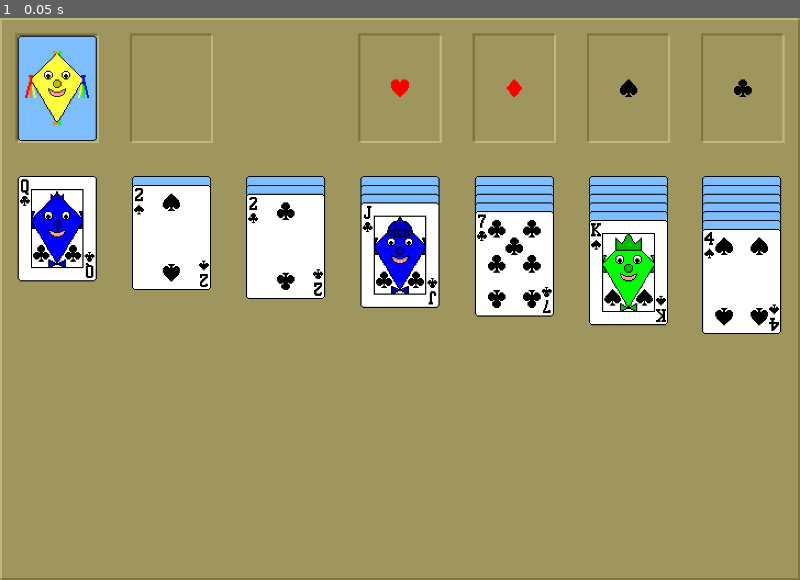
Above: before the commit, frame 1.
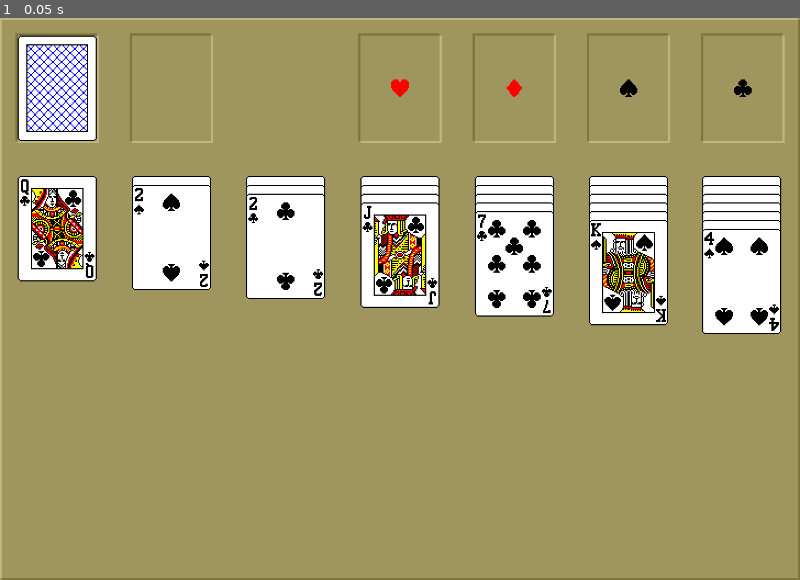
Above: after the commit, the same moment.

Repository: Drachenbauer/Solitaire
Game: Godot game, scene res://scenes/Game.tscn
Two runs of this game, one before a commit and one after it. Both use one fixed random seed, a clock stepped at 60 frames per second and the inputs below.
Inputs:
- Up to frame 1 (0.05 s): no input

The runs differ from the first frame. In frame 1, 6.9% of the frame differs, in the area x 2-98%, y 3-53%.

Commit message:
some changes

Diff:
--- a/Globals.gd
+++ b/Globals.gd
@@ -9,9 +9,27 @@
 var flip_open_stack = []
 var target_stacks = {"h" : [], "d" : [], "s" : [], "c" : []}
 var bottom_stacks = [[], [], [], [], [], [], []]
-var is_holding_card = false
+
+var is_settings_loaded = false
 var is_card_sliding = false
-var flip_id
+var is_options_open = false
+
+
+var character_card_icons = "classic"
+var num_identifiers = 2
+var deck_number = 1
+var suits_style = 1
+var back_filenames = list_files_in_directory("res://assets/graphics/backs")
+var back_side = back_filenames[0]
+var data = {"character_card_icons" : character_card_icons,
+			"num_identifiers" : num_identifiers,
+			"deck_number" : deck_number,
+			"suits_style" : suits_style,
+			"back_side" : back_side}
+var file = File.new()
+var deck_texture_path = "res://assets/graphics/decks/" + character_card_icons + "/" + String(num_identifiers) + "_identifiers/deck_" + String(deck_number) + ".png"
+var suits_texture_path = "res://assets/graphics/suits/suits_" + String(suits_style) + ".png"
+var back_texture_path = "res://assets/graphics/backs/" + back_side + ".png"
 
 
 func is_solved():
@@ -22,3 +40,22 @@
 		num_cards_on_targets += stack.size()
 
 	return num_cards_on_targets == 52
+
+
+func list_files_in_directory(path):
+	var files = []
+	var dir = Directory.new()
+	dir.open(path)
+	dir.list_dir_begin()
+
+	while true:
+		var file_name = dir.get_next()
+		if file_name == "":
+			break
+		elif file_name.ends_with(".png") && !file_name.begins_with("."):
+			file_name = file_name.replace(".png", "")
+			files.append(file_name)
+
+	dir.list_dir_end()
+
+	return files
--- a/project.godot
+++ b/project.godot
@@ -58,6 +58,11 @@
 "events": [ Object(InputEventMouseButton,"resource_local_to_scene":false,"resource_name":"","device":0,"alt":false,"shi …(212 unchanged characters)…
  ]
 }
+options={
+"deadzone": 0.5,
+"events": [ Object(InputEventKey,"resource_local_to_scene":false,"resource_name":"","device":0,"alt":false,"shift":false,"control":false,"meta":false,"command":false,"pressed":false,"scancode":79,"physical_scancode":0,"unicode":0,"echo":false,"script":null)
+ ]
+}
 
 [physics]
 
--- a/scenes/Card.tscn
+++ b/scenes/Card.tscn
@@ -1,7 +1,7 @@
 [gd_scene load_steps=5 format=2]
 
-[ext_resource path="res://assets/graphics/decks/kite/2_corner_icons/deck_5.png" type="Texture" id=1]
-[ext_resource path="res://assets/graphics/back.png" type="Texture" id=2]
+[ext_resource path="res://assets/graphics/decks/classic/2_identifiers/deck_1.png" type="Texture" id=1]
+[ext_resource path="res://assets/graphics/backs/classic_1.png" type="Texture" id=2]
 
 [sub_resource type="GDScript" id=1]
 script/source = "extends Node2D
@@ -31,7 +31,9 @@
 
 func set_card_type():
 	var region_pos = id * CARD_SIZE
+	front.texture = load(G.deck_texture_path)
 	front.region_rect = Rect2(region_pos, CARD_SIZE)
+	back.texture = load(G.back_texture_path)
 
 
 func storage_flip_open():
@@ -46,7 +48,6 @@
 	z_as_relative = false
 	z_index = VisualServer.CANVAS_ITEM_Z_MAX
 	is_picked = true
-	G.is_holding_card = true
 
 
 func release_card():
@@ -169,7 +170,6 @@
 	z_as_relative = true
 	z_index = 0
 	is_picked = false
-	G.is_holding_card = false
 
 
 func follow_mouse():
@@ -207,7 +207,7 @@
 [node name="Front" type="Sprite" parent="."]
 texture = ExtResource( 1 )
 region_enabled = true
-region_rect = Rect2( 0, 0, 72, 96 )
+region_rect = Rect2( 841, 38, 0, 0 )
 
 [node name="Back" type="Sprite" parent="."]
 texture = ExtResource( 2 )
--- a/scenes/Game.tscn
+++ b/scenes/Game.tscn
@@ -1,9 +1,10 @@
-[gd_scene load_steps=7 format=2]
+[gd_scene load_steps=8 format=2]
 
 [ext_resource path="res://assets/style/Style.tres" type="Theme" id=1]
-[ext_resource path="res://assets/graphics/suits 1.png" type="Texture" id=2]
+[ext_resource path="res://assets/graphics/suits/suits_1.png" type="Texture" id=2]
 [ext_resource path="res://scenes/StackButtons.tscn" type="PackedScene" id=3]
 [ext_resource path="res://assets/style/courbd.ttf" type="DynamicFontData" id=4]
+[ext_resource path="res://scenes/Options.tscn" type="PackedScene" id=5]
 
 [sub_resource type="GDScript" id=1]
 script/source = "extends Node2D
@@ -11,19 +12,59 @@
 
 # Declare member variables here:
 onready var card_path = preload(\"Card.tscn\")
+onready var target_icons = {\"h\" : $Background/Panel3/Hearts,
+							\"d\" : $Background/Panel4/Diamonds,
+							\"s\" : $Background/Panel5/Spades,
+							\"c\" : $Background/Panel6/Clubs}
 onready var deck = $Deck
 onready var storage = $Deck/Storage
 onready var flip_open = $Deck/FlipOpen
-onready var targets = {\"h\" : $Deck/TargetHearts, \"d\" : $Deck/TargetDiamonds, \"s\" : $Deck/TargetSpades, \"c\" : $Deck/TargetClubs}
-onready var bottoms = [$Deck/Bottom1, $Deck/Bottom2, $Deck/Bottom3, $Deck/Bottom4, $Deck/Bottom5, $Deck/Bottom6, $Deck/Bottom7]
+onready var targets = {\"h\" : $Deck/TargetHearts,
+						\"d\" : $Deck/TargetDiamonds,
+						\"s\" : $Deck/TargetSpades,
+						\"c\" : $Deck/TargetClubs}
+onready var bottoms = [$Deck/Bottom1,
+						$Deck/Bottom2,
+						$Deck/Bottom3,
+						$Deck/Bottom4,
+						$Deck/Bottom5,
+						$Deck/Bottom6,
+						$Deck/Bottom7]
 onready var solved = $Solved
+onready var options = $Options
 
 # Called when the node enters the scene tree for the first time.
 func _ready():
+	cleanup()
 	generate_deck()
 	shuffle_deck()
 	put_deck_on_storage()
 	deal_bottom_stacks()
+
+
+func cleanup():
+	set_target_icon_texture()
+
+	for card in get_tree().get_nodes_in_group(\"cards\"):
+		card.queue_free()
+
+	G.storage_stack.clear()
+	G.flip_open_stack.clear()
+
+	for stack_id in G.target_stacks:
+		var stack = G.target_stacks[stack_id]
+		stack.clear()
+
+	for stack in G.bottom_stacks:
+		stack.clear()
+
+	G.is_card_sliding = false
+
+
+func set_target_icon_texture():
+	for icon_id in target_icons:
+		var icon = target_icons[icon_id]
+		icon.texture = load(G.suits_texture_path)
 
 
 func generate_deck():
@@ -83,6 +124,13 @@
 
 			if i == stack_id:
 				card.show_front()
+
+
+func new_game():
+	var error = get_tree().reload_current_scene()
+
+	if error != 0:
+		print(error)
 "
 
 [sub_resource type="DynamicFont" id=2]
@@ -238,3 +286,6 @@
 text = "Solved!!!"
 align = 1
 valign = 1
+
+[node name="Options" parent="." instance=ExtResource( 5 )]
+visible = false
--- /dev/null
+++ b/scenes/Options.tscn
@@ -0,0 +1,302 @@
+[gd_scene load_steps=3 format=2]
+
+[ext_resource path="res://assets/style/Style.tres" type="Theme" id=1]
+
+[sub_resource type="GDScript" id=1]
+script/source = "extends Control
+
+
+# Declare member variables here:
+var character_card_icons
+var num_identifiers
+var deck_number
+var suits_style
+var back_side
+
+onready var type_button_1 = $Panel/Panel/TypeButton1
+onready var type_button_2 = $Panel/Panel/TypeButton2
+onready var identifier_button_1 = $Panel/Panel/IdentifierButton1
+onready var identifier_button_2 = $Panel/Panel/IdentifierButton2
+onready var deck_button = $Panel/Panel/DeckButton
+onready var back_button = $Panel/Panel/BackButton
+
+# Called when the node enters the scene tree for the first time.
+func _ready():
+	if !G.is_settings_loaded:
+		load_settings_from_file()
+		G.is_settings_loaded = true
+
+	character_card_icons = G.character_card_icons
+	num_identifiers = G.num_identifiers
+	deck_number = G.deck_number
+	suits_style = G.suits_style
+	back_side = G.back_side
+
+	if character_card_icons == \"classic\":
+		type_button_1.pressed = true
+	else:
+		type_button_2.pressed = true
+
+	if num_identifiers == 2:
+		identifier_button_1.pressed = true
+	else:
+		identifier_button_2.pressed = true
+
+	for i in 18:
+		deck_button.add_item(\"Deck \" + String(i + 1))
+
+	deck_button.select(deck_number - 1)
+
+	for i in G.back_filenames.size():
+		var itemname = G.back_filenames[i].capitalize()
+		back_button.add_item(itemname)
+
+	back_button.select(G.back_filenames.find(back_side))
+
+
+
+func _on_TypeButton1_pressed():
+	type_button_2.pressed = false
+	character_card_icons = \"classic\"
+
+
+func _on_TypeButton2_pressed():
+	type_button_1.pressed = false
+	character_card_icons = \"kite\"
+
+
+func _on_IdentifierButton1_pressed():
+	identifier_button_2.pressed = false
+	num_identifiers = 2
+
+
+func _on_IdentifierButton2_pressed():
+	identifier_button_1.pressed = false
+	num_identifiers = 4
+
+
+func _on_DeckButton_item_selected(index):
+	deck_number = index + 1
+
+	if deck_number <= 5 || (deck_number >= 10 && deck_number <= 14):
+		suits_style = 1
+	elif deck_number == 6 || deck_number == 15:
+		suits_style = 2
+	else:
+		suits_style = 3
+
+
+func _on_BackButton_item_selected(index):
+	back_side = G.back_filenames[index]
+
+
+func _on_CancelButton_pressed():
+	character_card_icons = G.character_card_icons
+	num_identifiers = G.num_identifiers
+	deck_number = G.deck_number
+	suits_style = G.suits_style
+	back_side = G.back_side
+	close()
+
+
+func _on_NewGameButton_pressed():
+	G.character_card_icons = character_card_icons
+	G.num_identifiers = num_identifiers
+	G.deck_number = deck_number
+	G.suits_style = suits_style
+	G.back_side = back_side
+	G.deck_texture_path = \"res://assets/graphics/decks/\" + G.character_card_icons + \"/\" + String(G.num_identifiers) + \"_identifiers/deck_\" + String(G.deck_number) + \".png\"
+	G.suits_texture_path = \"res://assets/graphics/suits/suits_\" + String(G.suits_style) + \".png\"
+	G.back_texture_path = \"res://assets/graphics/backs/\" + back_side + \".png\"
+	save_settings()
+	close()
+	get_tree().root.get_child(1).new_game()
+
+
+func _on_OKButton_pressed():
+	G.character_card_icons = character_card_icons
+	G.num_identifiers = num_identifiers
+	G.deck_number = deck_number
+	G.suits_style = suits_style
+	G.back_side = back_side
+	G.deck_texture_path = \"res://assets/graphics/decks/\" + G.character_card_icons + \"/\" + String(G.num_identifiers) + \"_identifiers/deck_\" + String(G.deck_number) + \".png\"
+	G.suits_texture_path = \"res://assets/graphics/suits/suits_\" + String(G.suits_style) + \".png\"
+	G.back_texture_path = \"res://assets/graphics/backs/\" + back_side + \".png\"
+	get_tree().root.get_child(1).set_target_icon_texture()
+
+	for card in get_tree().get_nodes_in_group(\"cards\"):
+		card.set_card_type()
+
+	save_settings()
+	close()
+
+
+func close():
+	hide()
+	G.is_options_open = false
+
+
+func load_settings_from_file():
+	if G.file.file_exists(\"user://save.txt\"):
+		G.file.open(\"user://save.txt\", File.READ)
+		G.data = parse_json(G.file.get_line())
+		G.file.close()
+		G.character_card_icons = G.data[\"character_card_icons\"]
+		G.num_identifiers = G.data[\"num_identifiers\"]
+		G.deck_number = G.data[\"deck_number\"]
+		G.suits_style = G.data[\"suits_style\"]
+		G.back_side = G.data[\"back_side\"]
+		G.deck_texture_path = \"res://assets/graphics/decks/\" + G.character_card_icons + \"/\" + String(G.num_identifiers) + \"_identifiers/deck_\" + String(G.deck_number) + \".png\"
+		G.suits_texture_path = \"res://assets/graphics/suits/suits_\" + String(G.suits_style) + \".png\"
+		G.back_texture_path = \"res://assets/graphics/backs/\" + G.back_side + \".png\"
+
+
+func save_settings():
+	G.data[\"character_card_icons\"] = G.character_card_icons
+	G.data[\"num_identifiers\"] = G.num_identifiers
+	G.data[\"deck_number\"] = G.deck_number
+	G.data[\"suits_style\"] = G.suits_style
+	G.data[\"back_side\"] = G.back_side
+	G.file.open(\"user://save.txt\", File.WRITE)
+	G.file.store_line(to_json(G.data))
+	G.file.close()
+"
+
+[node name="Options" type="Control"]
+anchor_right = 1.0
+anchor_bottom = 1.0
+margin_left = 108.0
+margin_right = -108.0
+margin_bottom = -128.0
+theme = ExtResource( 1 )
+script = SubResource( 1 )
+
+[node name="Panel" type="Panel" parent="."]
+margin_right = 512.0
+margin_bottom = 384.0
+
+[node name="Label" type="Label" parent="Panel"]
+margin_left = 64.0
+margin_top = 16.0
+margin_right = 448.0
+margin_bottom = 48.0
+text = "Deck-Options"
+align = 1
+valign = 1
+
+[node name="Panel" type="Panel" parent="Panel"]
+margin_left = 32.0
+margin_top = 64.0
+margin_right = 480.0
+margin_bottom = 320.0
+
+[node name="Label" type="Label" parent="Panel/Panel"]
+margin_left = 32.0
+margin_top = 32.0
+margin_right = 416.0
+margin_bottom = 64.0
+text = "Character-Card-Type"
+align = 1
+valign = 1
+
+[node name="TypeButton1" type="Button" parent="Panel/Panel"]
+margin_left = 32.0
+margin_top = 64.0
+margin_right = 224.0
+margin_bottom = 96.0
+toggle_mode = true
+text = "Classic"
+
+[node name="TypeButton2" type="Button" parent="Panel/Panel"]
+margin_left = 224.0
+margin_top = 64.0
+margin_right = 416.0
+margin_bottom = 96.0
+toggle_mode = true
+text = "Kite"
+
+[node name="Label2" type="Label" parent="Panel/Panel"]
+margin_left = 32.0
+margin_top = 96.0
+margin_right = 416.0
+margin_bottom = 128.0
+text = "Number Identifyers"
+align = 1
+valign = 1
+
+[node name="IdentifierButton1" type="Button" parent="Panel/Panel"]
+margin_left = 32.0
+margin_top = 128.0
+margin_right = 224.0
+margin_bottom = 160.0
+toggle_mode = true
+text = "2"
+
+[node name="IdentifierButton2" type="Button" parent="Panel/Panel"]
+margin_left = 224.0
+margin_top = 128.0
+margin_right = 416.0
+margin_bottom = 160.0
+toggle_mode = true
+text = "4"
+
+[node name="Label3" type="Label" parent="Panel/Panel"]
+margin_left = 32.0
+margin_top = 160.0
+margin_right = 224.0
+margin_bottom = 192.0
+text = "Color-Theme"
+align = 1
+valign = 1
+
+[node name="DeckButton" type="OptionButton" parent="Panel/Panel"]
+margin_left = 32.0
+margin_top = 192.0
+margin_right = 224.0
+margin_bottom = 224.0
+
+[node name="Label4" type="Label" parent="Panel/Panel"]
+margin_left = 224.0
+margin_top = 160.0
+margin_right = 416.0
+margin_bottom = 192.0
+text = "Backside"
+align = 1
+valign = 1
+
+[node name="BackButton" type="OptionButton" parent="Panel/Panel"]
+margin_left = 224.0
+margin_top = 192.0
+margin_right = 416.0
+margin_bottom = 224.0
+
+[node name="CancelButton" type="Button" parent="Panel"]
+margin_left = 32.0
+margin_top = 336.0
+margin_right = 159.0
+margin_bottom = 368.0
+text = "Cancel"
+
+[node name="NewGameButton" type="Button" parent="Panel"]
+margin_left = 192.0
+margin_top = 336.0
+margin_right = 319.0
+margin_bottom = 368.0
+text = "new Game"
+
+[node name="OKButton" type="Button" parent="Panel"]
+margin_left = 352.0
+margin_top = 336.0
+margin_right = 479.0
+margin_bottom = 368.0
+text = "OK"
+
+[connection signal="pressed" from="Panel/Panel/TypeButton1" to="." method="_on_TypeButton1_pressed"]
+[connection signal="pressed" from="Panel/Panel/TypeButton2" to="." method="_on_TypeButton2_pressed"]
+[connection signal="pressed" from="Panel/Panel/IdentifierButton1" to="." method="_on_IdentifierButton1_pressed"]
+[connection signal="pressed" from="Panel/Panel/IdentifierButton2" to="." method="_on_IdentifierButton2_pressed"]
+[connection signal="item_selected" from="Panel/Panel/DeckButton" to="." method="_on_DeckButton_item_selected"]
+[connection signal="item_selected" from="Panel/Panel/BackButton" to="." method="_on_BackButton_item_selected"]
+[connection signal="pressed" from="Panel/CancelButton" to="." method="_on_CancelButton_pressed"]
+[connection signal="pressed" from="Panel/NewGameButton" to="." method="_on_NewGameButton_pressed"]
+[connection signal="pressed" from="Panel/OKButton" to="." method="_on_OKButton_pressed"]
--- a/scenes/StackButtons.tscn
+++ b/scenes/StackButtons.tscn
@@ -40,14 +40,17 @@
 		bottom_button_set_cursor(button)
 
 	if Input.is_action_just_released(\"click\"):
-		if G.is_holding_card:
-			for card in get_tree().get_nodes_in_group(\"cards\"):
-				if card.is_picked:
-					card.release_card()
+		for card in get_tree().get_nodes_in_group(\"cards\"):
+			if card.is_picked:
+				card.release_card()
+
+	if Input.is_action_just_pressed(\"options\"):
+		G.is_options_open = true
+		get_tree().root.get_child(1).options.show()
 
 
 func _on_StorageButton_pressed():
-	if !G.is_card_sliding:
+	if !G.is_card_sliding && !G.is_options_open:
 		if G.storage_stack.size() > 0:
 			G.storage_stack[G.storage_stack.size() - 1].storage_flip_open()
 		else:
@@ -55,21 +58,21 @@
 
 
 func _on_FlipOpenButton_button_down():
-	if !G.is_card_sliding:
+	if !G.is_card_sliding && !G.is_options_open:
 		if G.flip_open_stack.size() > 0:
 			var card = G.flip_open_stack[G.flip_open_stack.size() - 1]
 			card.hold_card()
 
 
 func _on_TargetButton_button_down(button):
-	if !G.is_card_sliding && !G.is_solved():
+	if !G.is_card_sliding && !G.is_options_open && !G.is_solved():
 		var stack = target_buttons[button]
 		if stack.size() > 0:
 			stack[stack.size() - 1].hold_card()
 
 
 func _on_BottomButton_button_down(button):
-	if !G.is_card_sliding:
+	if !G.is_card_sliding && !G.is_options_open:
 		var stack = bottom_buttons[button]
 		var mouse_position = get_viewport().get_mouse_position()
 
@@ -87,7 +90,7 @@
 
 
 func _on_BottomButton_button_pressed(button):
-	if !G.is_card_sliding:
+	if !G.is_card_sliding && !G.is_options_open:
 		var stack = bottom_buttons[button]
 		var mouse_position = get_viewport().get_mouse_position()
 
@@ -102,26 +105,28 @@
 
 
 func _on_FlipOpenButton_gui_input(event):
-	if event is InputEventMouseButton && event.button_index == BUTTON_LEFT:
-		if event.doubleclick:
-			var card = G.flip_open_stack[G.flip_open_stack.size() - 1]
-			card.send_to_target()
+	if !G.is_options_open:
+		if event is InputEventMouseButton && event.button_index == BUTTON_LEFT:
+			if event.doubleclick:
+				var card = G.flip_open_stack[G.flip_open_stack.size() - 1]
+				card.send_to_target()
 
 
 func _on_BottomButton_gui_input(event, button):
-	if event is InputEventMouseButton && event.button_index == BUTTON_LEFT:
-		if event.doubleclick:
-			var stack = bottom_buttons[button]
-			var mouse_position = get_viewport().get_mouse_position()
-
-			if stack.size() > 0:
-				var card = stack[stack.size() - 1]
-				var bool_1 = mouse_position.y > card.global_position.y - 49
-				var bool_2 = mouse_position.y < card.global_position.y + 49
-
-				if bool_1 && bool_2:
-					if card.is_open:
-						card.send_to_target()
+	if !G.is_options_open:
+		if event is InputEventMouseButton && event.button_index == BUTTON_LEFT:
+			if event.doubleclick:
+				var stack = bottom_buttons[button]
+				var mouse_position = get_viewport().get_mouse_position()
+
+				if stack.size() > 0:
+					var card = stack[stack.size() - 1]
+					var bool_1 = mouse_position.y > card.global_position.y - 49
+					var bool_2 = mouse_position.y < card.global_position.y + 49
+
+					if bool_1 && bool_2:
+						if card.is_open:
+							card.send_to_target()
 
 
 func _on_StorageButton_mouse_entered():
Not shown, removed: assets/graphics/back.png.import
Binary file added: assets/graphics/backs/classic_1.png
Not shown, added: assets/graphics/backs/classic_1.png.import
Binary file added: assets/graphics/backs/classic_2.png
Not shown, added: assets/graphics/backs/classic_2.png.import
Binary file added: assets/graphics/backs/classic_3.png
Not shown, added: assets/graphics/backs/classic_3.png.import
Binary file added: assets/graphics/backs/classic_4.png
Not shown, added: assets/graphics/backs/classic_4.png.import
Binary file added: assets/graphics/backs/classic_5.png
Not shown, added: assets/graphics/backs/classic_5.png.import
Binary file added: assets/graphics/backs/classic_6.png
(and 127 more such lines)
